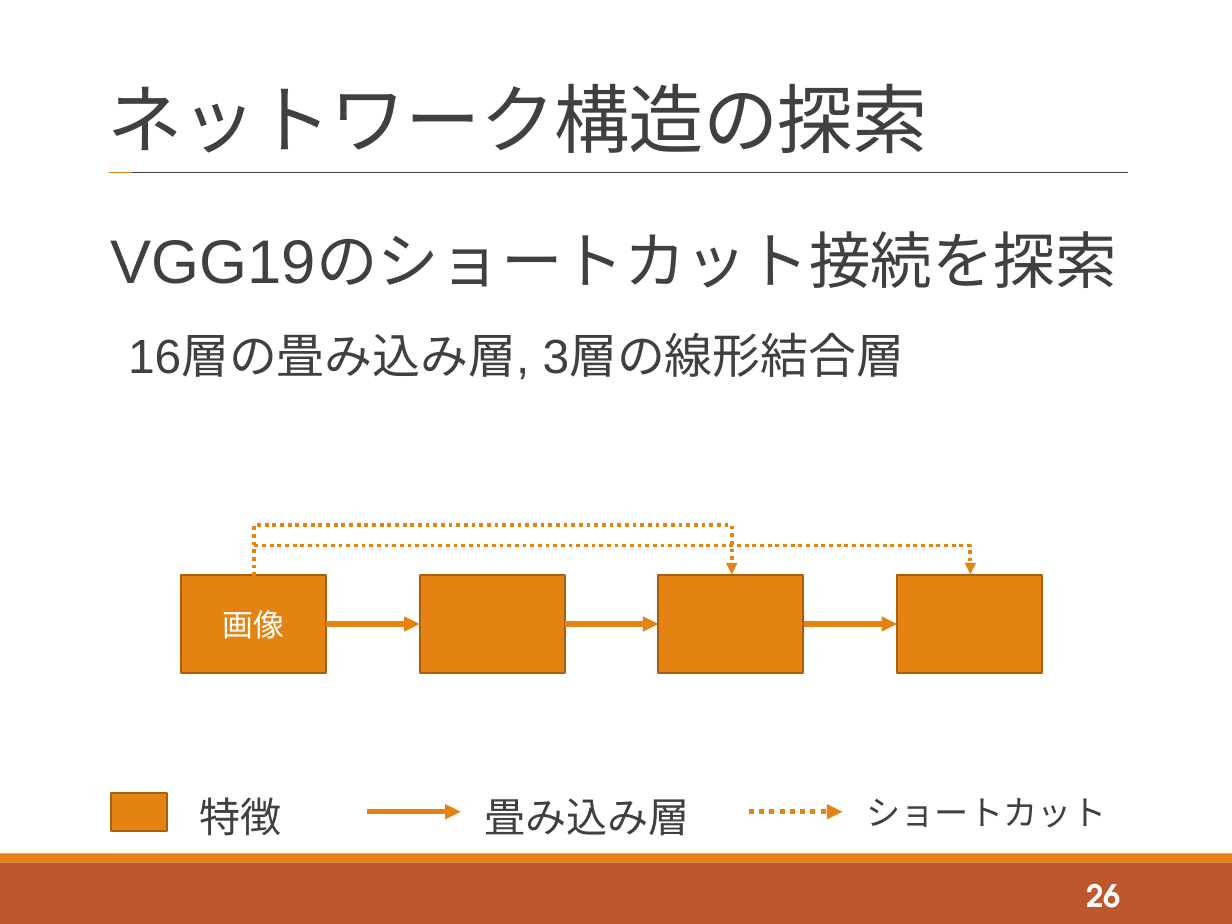
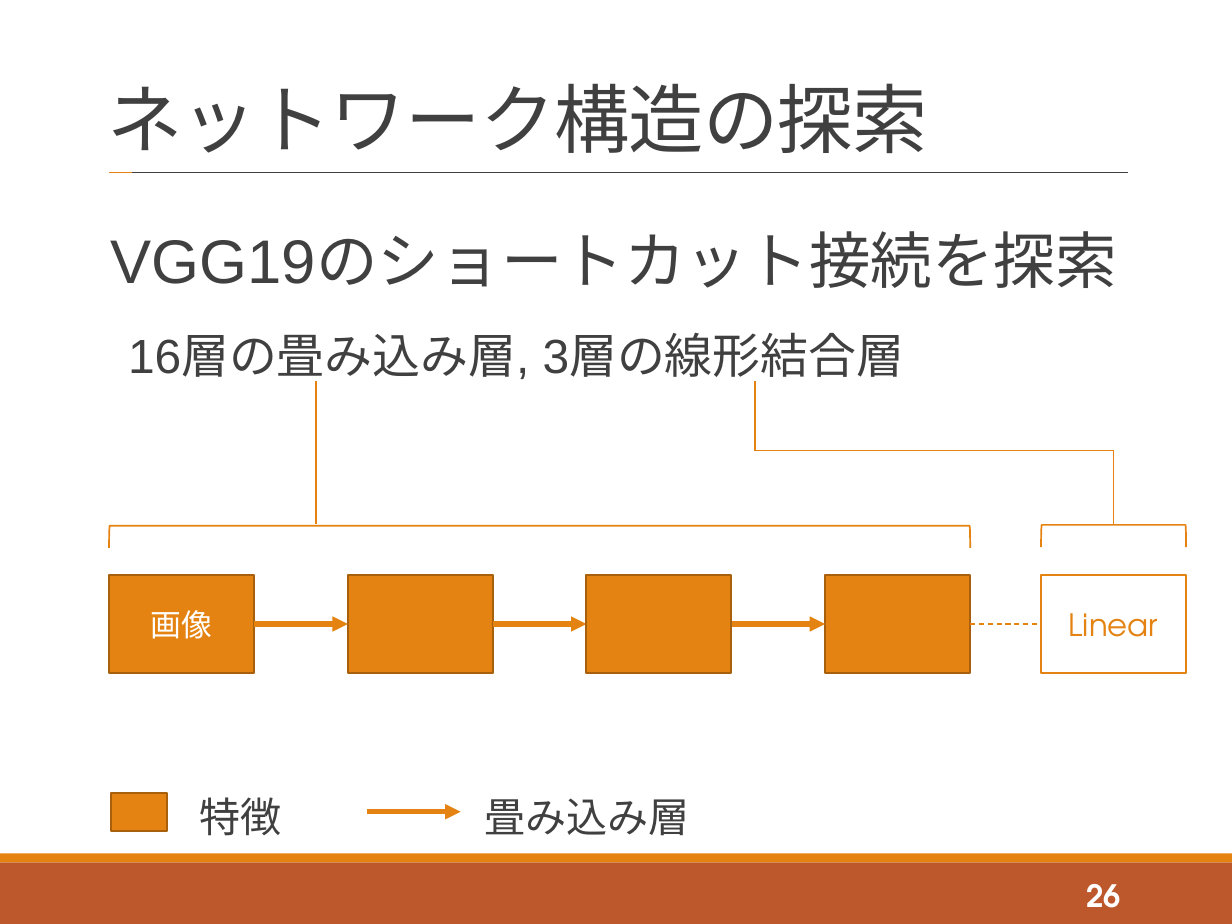
Before and after one commit to tatsuya-sugiyama/WeeklyReport, a slide deck: slide 26 of report/2020後期/2020_2nd_sugiyama.pptx. Drawn at 1232x924 pixels with LibreOffice and Linux fonts; fonts in the diff are those of the drawing. Boxes give left, top, right and bottom in pixels: in the first picture for what was removed or moved away, otherwise in the second. Text is boxed around its words. In the diff, an @@ line names an element or a change of style, - is before the commit and + after.

```diff
--- a/report/2020後期/2020_2nd_sugiyama.pptx
+++ b/report/2020後期/2020_2nd_sugiyama.pptx
@@ line added from (315, 525) to (315, 381), #E48312 1 pt @@
@@ line added from (755, 451) to (755, 381), #E48312 1 pt @@
@@ line added from (1114, 451) to (755, 451), #E48312 1 pt @@
@@ line added from (1114, 525) to (1114, 451), #E48312 1 pt @@
@@ left bracket added at [109,525,970,548], outline #E48312 1 pt @@
@@ elbow arrow removed from (254, 577) to (732, 574) @@
@@ left bracket added at [1041,525,1186,547], outline #E48312 1 pt @@
@@ elbow arrow removed from (254, 577) to (971, 574) @@
@@ rectangle: place and size @@
-rectangle at [420,575,565,673]
+rectangle at [347,575,493,673]
@@ rectangle added at [1041,575,1186,673], fill #FFFFFF, outline #E48312 1.25 pt, 18 pt, text #E48312 @@
+Linear
@@ 3 rectangles, 3 arrows: place and size @@
-3 rectangles, 3 arrows at [181,575,1042,673]
+3 rectangles, 3 arrows at [110,575,971,673]
@@ line added from (971, 625) to (1041, 625), #E48312 0.75 pt dashed @@
@@ text removed at [866,798,1106,828] @@
-ショートカット
@@ arrow removed from (749, 812) to (843, 812) @@
```
Also in this commit, not shown: 16 other slides changed, 1 slide added, 2 other files.
